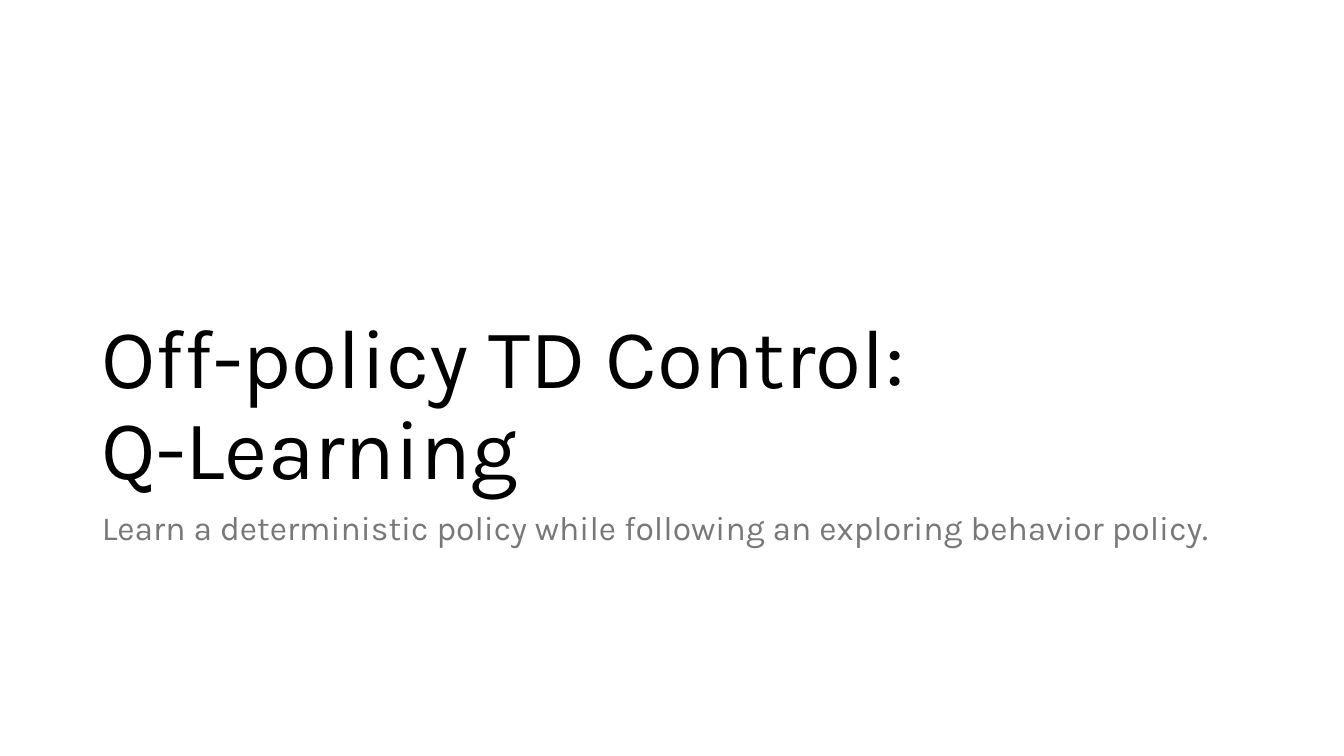
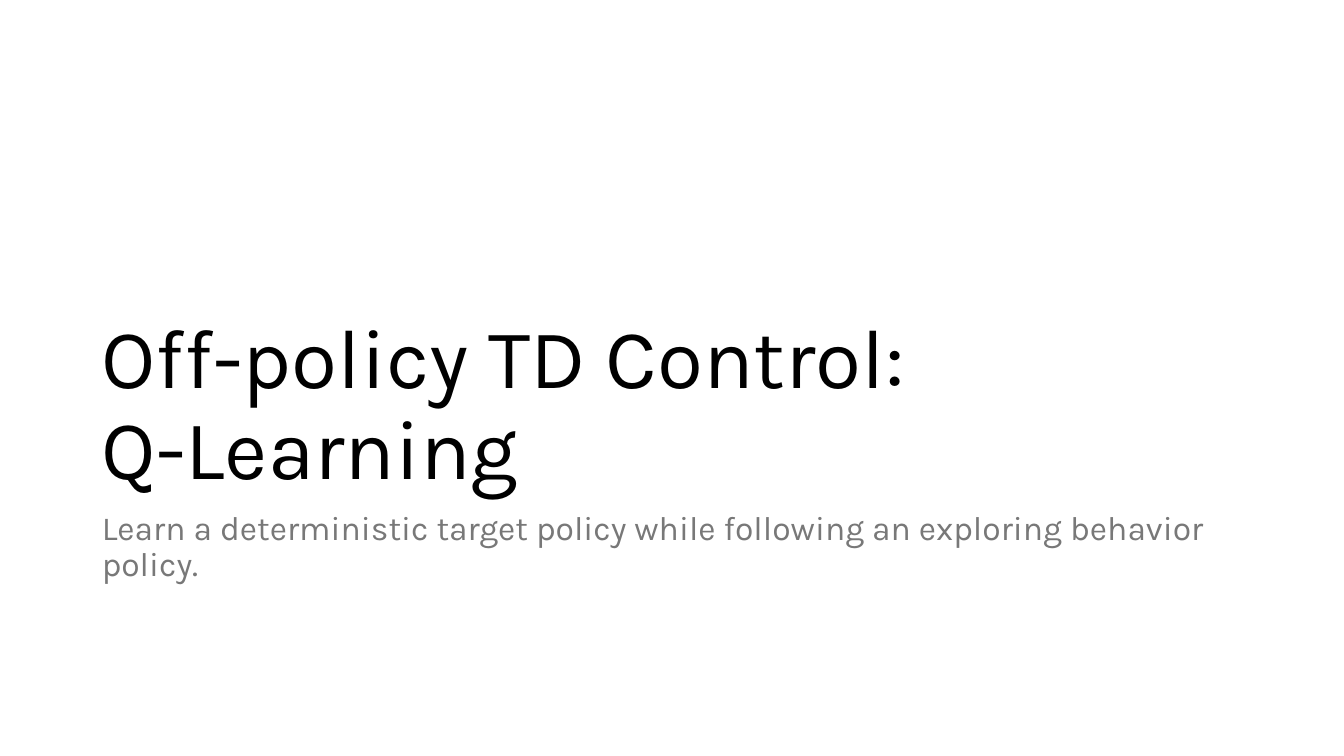
Before and after one commit to mhahsler/Introduction_to_Reinforcement_Learning, a slide deck: slide 14 of slides/Lecture_Chapter06.pptx. Drawn at 1344x756 pixels with LibreOffice and Linux fonts; fonts in the diff are those of the drawing. Boxes give left, top, right and bottom in pixels: in the first picture for what was removed or moved away, otherwise in the second. Text is boxed around its words. In the diff, an @@ line names an element or a change of style, - is before the commit and + after.

```diff
--- a/slides/Lecture_Chapter06.pptx
+++ b/slides/Lecture_Chapter06.pptx
@@ text at (102, 517, 1203, 584): text changed @@
-Learn a deterministic policy while following an exploring behavior policy.
+Learn a deterministic target policy while following an exploring behavior policy.
```
Also in this commit, not shown: 7 other slides changed, 1 other file.
